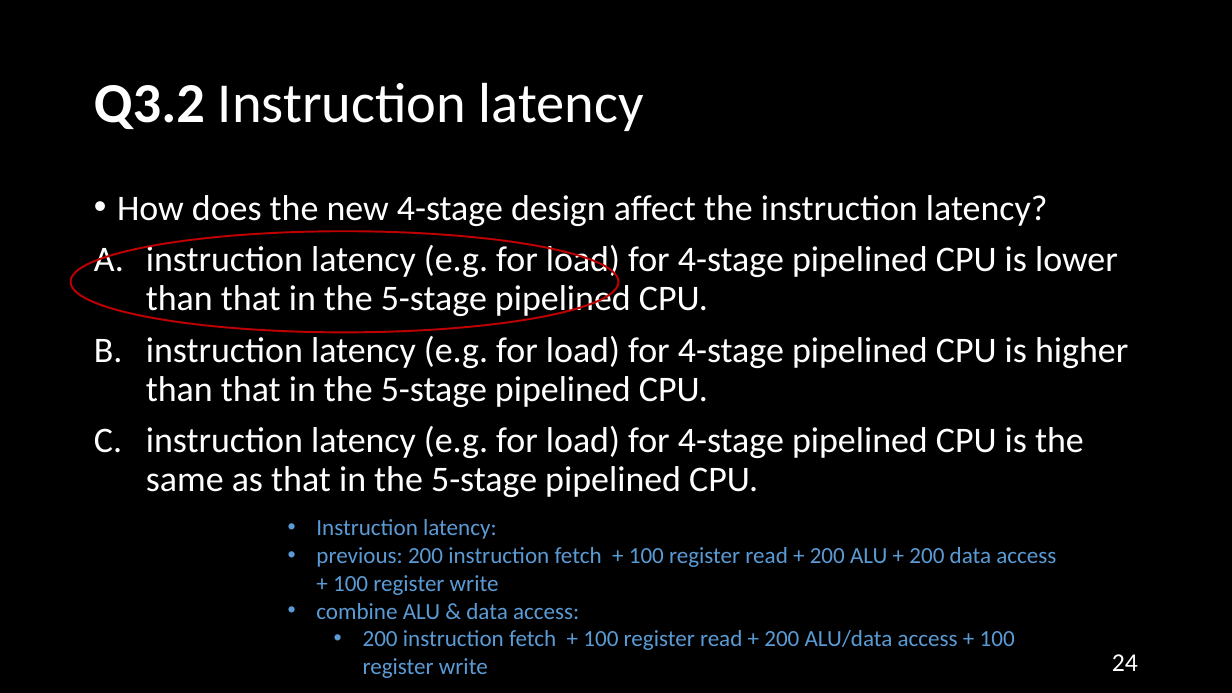
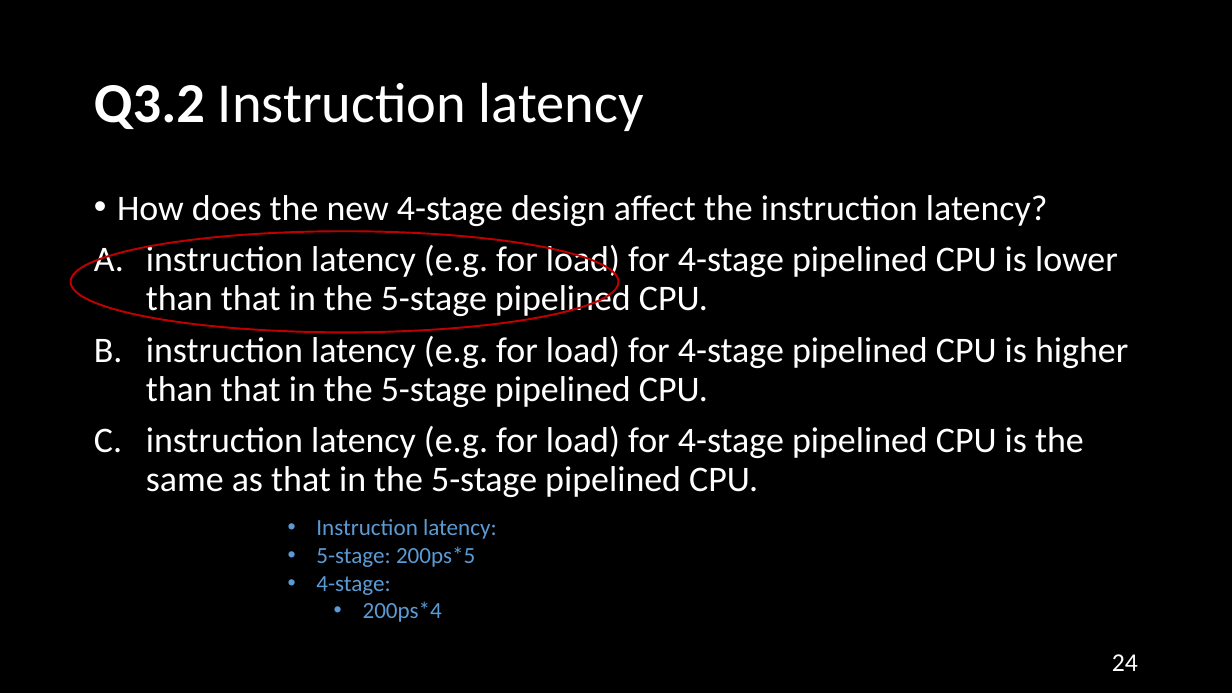
Before and after one commit to NYU-CSO/nyu-cso.github.io, a slide deck: slide 24 of rec-notes/r14.pptx. Drawn at 1232x693 pixels with LibreOffice and Linux fonts; fonts in the diff are those of the drawing. Boxes give left, top, right and bottom in pixels: in the first picture for what was removed or moved away, otherwise in the second. Text is boxed around its words. In the diff, an @@ line names an element or a change of style, - is before the commit and + after.

```diff
--- a/rec-notes/r14.pptx
+++ b/rec-notes/r14.pptx
@@ text at box(316, 546, 475, 622): text changed @@
-• previous: 200 instruction fetch + 100 register read + 200 ALU + 200 data access + 100 register write
-• combine ALU & data access:
-  • 200 instruction fetch + 100 register read + 200 ALU/data access + 100 register write
+• 5-stage: 200ps*5
+• 4-stage:
+  • 200ps*4
```
Also in this commit, not shown: 2 other files.
